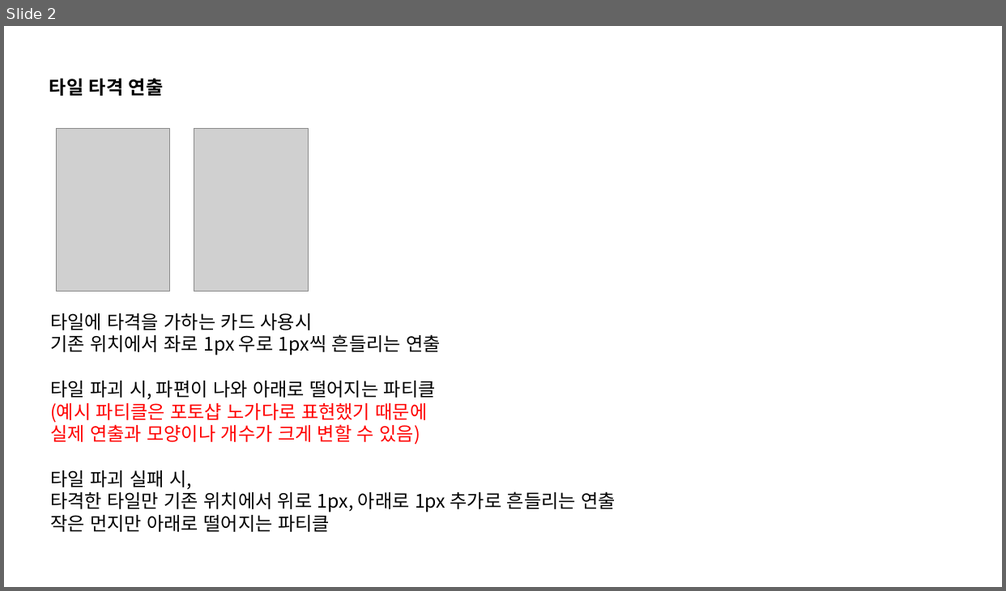
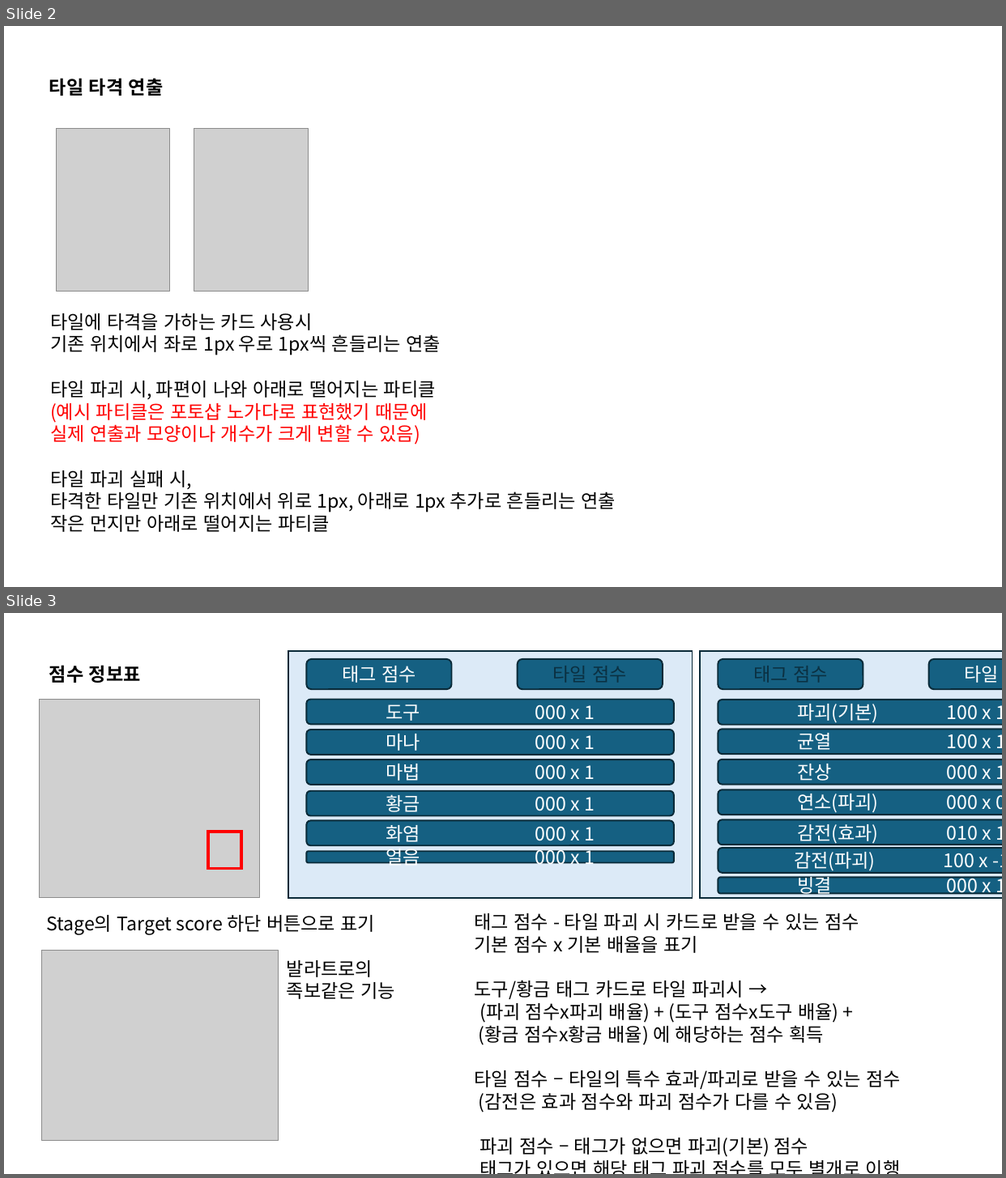
Before and after one commit to kauthor/FluffyDisdog, a slide deck: Plan/기획서/땅부수기2026 ch2.pptx. Shown one above the other, each under a label of ours: slide 2 before the commit, slides 2 and 3 after it. The pictures are 1006x591 and 1006x1178 pixels, drawn with LibreOffice and Linux fonts; fonts in the diff are those of the drawing; grey boxes stand for pictures. Boxes give left, top, right and bottom in pixels: in the first picture for what was removed or moved away, otherwise in the second. Text is boxed around its words. In the diff, an @@ line names an element or a change of style, - is before the commit and + after.

```diff
--- a/Plan/기획서/땅부수기2026 ch2.pptx
+++ b/Plan/기획서/땅부수기2026 ch2.pptx
@@ slide 3 added at [4,613,1002,1174], background #FFFFFF @@
@@ rectangle added at [288,650,692,897], fill #DCEAF7, outline #092A39 1.5 pt @@
@@ rounded rectangle added at [306,659,452,689], fill #156082, outline #092A39 1.5 pt, 18 pt, text #FFFFFF @@
+태그 점수
@@ rounded rectangle added at [518,659,663,689], fill #156082, outline #092A39 1.5 pt, 18 pt, text #0B3041 @@
+타일 점수
@@ rectangle added at [700,650,1002,897], fill #DCEAF7, outline #092A39 1.5 pt @@
@@ rounded rectangle added at [718,659,863,689], fill #156082, outline #092A39 1.5 pt, 18 pt, text #0B3041 @@
+태그 점수
@@ rounded rectangle added at [929,659,1002,689], fill #156082, outline #092A39 1.5 pt, 18 pt, text #FFFFFF @@
+타일 점수
@@ text added at [49,665,141,683], 18 pt, text #000000, bold @@
+점수 정보표
@@ picture added at [39,700,260,898] @@
@@ rounded rectangle added at [306,699,674,724], fill #156082, outline #092A39 1.5 pt, 18 pt, text #FFFFFF @@
+도구 000 x 1
@@ rounded rectangle added at [718,700,1002,725], fill #156082, outline #092A39 1.5 pt, 18 pt, text #FFFFFF @@
+파괴(기본) 100 x 1
@@ rounded rectangle added at [306,730,674,755], fill #156082, outline #092A39 1.5 pt, 18 pt, text #FFFFFF @@
+마나 000 x 1
@@ rounded rectangle added at [718,729,1002,754], fill #156082, outline #092A39 1.5 pt, 18 pt, text #FFFFFF @@
+균열 100 x 1
@@ rounded rectangle added at [306,760,674,785], fill #156082, outline #092A39 1.5 pt, 18 pt, text #FFFFFF @@
+마법 000 x 1
@@ rounded rectangle added at [718,760,1002,785], fill #156082, outline #092A39 1.5 pt, 18 pt, text #FFFFFF @@
+잔상 000 x 1
@@ rounded rectangle added at [306,791,674,815], fill #156082, outline #092A39 1.5 pt, 18 pt, text #FFFFFF @@
+황금 000 x 1
@@ rounded rectangle added at [718,790,1002,815], fill #156082, outline #092A39 1.5 pt, 18 pt, text #FFFFFF @@
+연소(파괴) 000 x 0
@@ rounded rectangle added at [306,821,674,845], fill #156082, outline #092A39 1.5 pt, 18 pt, text #FFFFFF @@
+화염 000 x 1
@@ rounded rectangle added at [718,820,1002,845], fill #156082, outline #092A39 1.5 pt, 18 pt, text #FFFFFF @@
+감전(효과) 010 x 1
@@ rectangle added at [208,832,241,868], outline #FF0000 3 pt @@
@@ rounded rectangle added at [306,851,674,862], fill #156082, outline #092A39 1.5 pt, 18 pt, text #FFFFFF @@
+얼음 000 x 1
@@ rounded rectangle added at [718,848,1002,873], fill #156082, outline #092A39 1.5 pt, 18 pt, text #FFFFFF @@
+감전(파괴) 100 x -1
@@ rounded rectangle added at [718,877,1002,894], fill #156082, outline #092A39 1.5 pt, 18 pt, text #FFFFFF @@
+빙결 000 x 1
@@ text added at [46,915,395,999], 18 pt, text #000000 @@
+Stage의 Target score 하단 버튼으로 표기
+발라트로의
+족보같은 기능
@@ text added at [475,914,901,1157], 18 pt, text #000000 @@
+태그 점수 - 타일 파괴 시 카드로 받을 수 있는 점수
+기본 점수 x 기본 배율을 표기
+도구/황금 태그 카드로 타일 파괴시 →
+(파괴 점수x파괴 배율) + (도구 점수x도구 배율) +
+(황금 점수x황금 배율) 에 해당하는 점수 획득
+타일 점수 – 타일의 특수 효과/파괴로 받을 수 있는 점수
+(감전은 효과 점수와 파괴 점수가 다를 수 있음)
+파괴 점수 – 태그가 없으면 파괴(기본) 점수
+태그가 있으면 해당 태그 파괴 점수를 모두 별개로 이행
@@ picture added at [42,950,279,1141] @@
```
Also in this commit, not shown: 2 other slides added.
